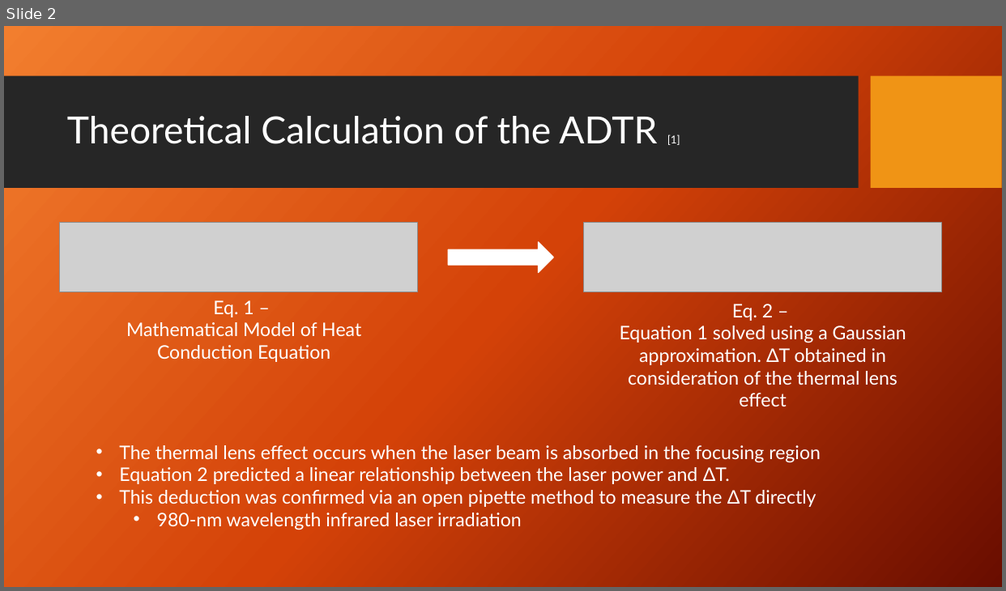
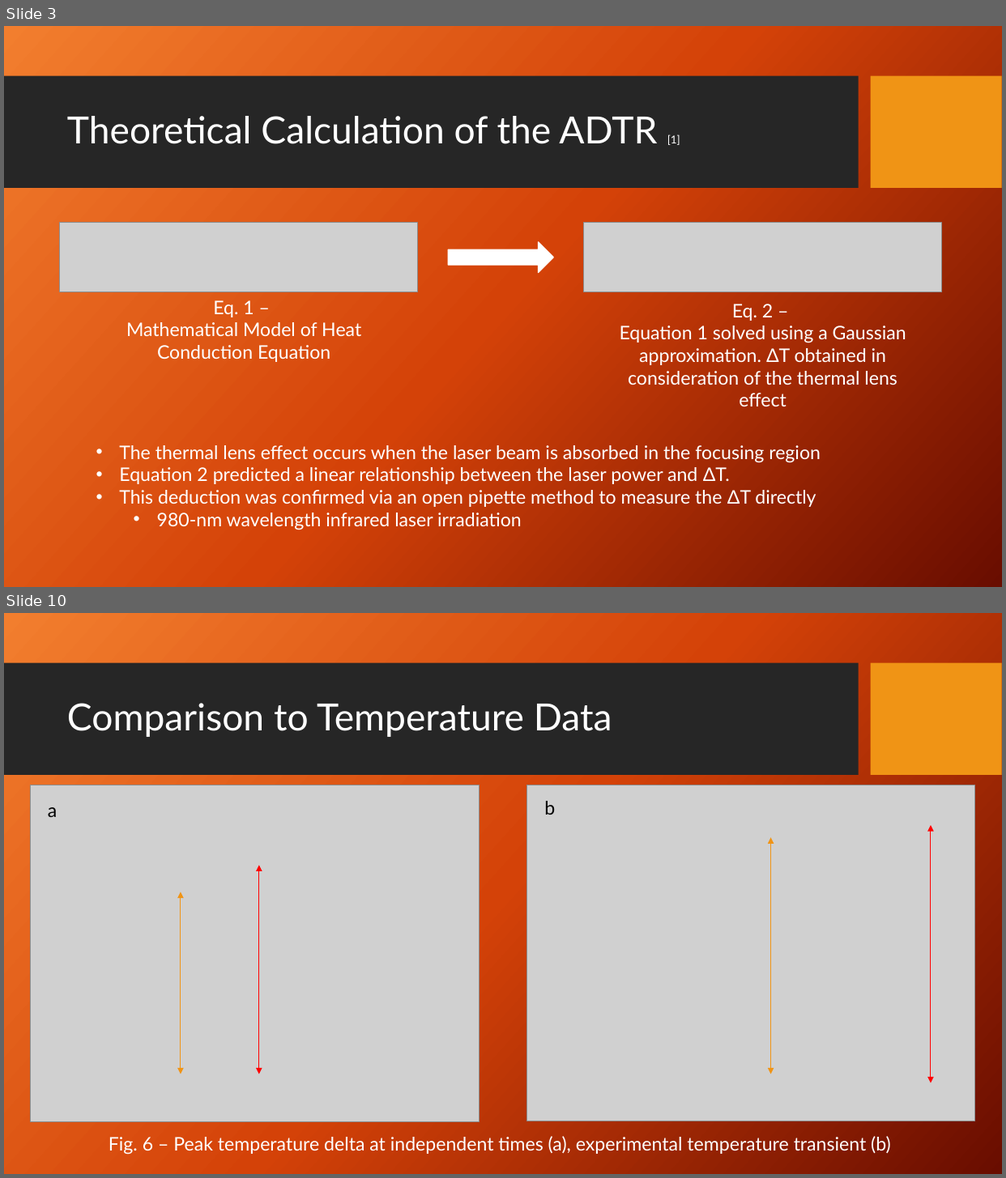
Before and after one commit to dbhatia00/NeuronSimulation, a slide deck: Presentations/Fall Updates/FallUpdate3.pptx. Shown one above the other, each under a label of ours: slide 2 before the commit, slides 3 and 10 after it; the slides between them are not shown. The pictures are 1006x591 and 1006x1178 pixels, drawn with LibreOffice and Linux fonts; fonts in the diff are those of the drawing; grey boxes stand for pictures; background and template pictures are left out. Boxes give left, top, right and bottom in pixels: in the first picture for what was removed or moved away, otherwise in the second. Text is boxed around its words. In the diff, an @@ line names an element or a change of style, - is before the commit and + after.

```diff
--- a/Presentations/Fall Updates/FallUpdate3.pptx
+++ b/Presentations/Fall Updates/FallUpdate3.pptx
@@ slide 10 added at box(4, 613, 1002, 1174), background picture (left out); not listed: 2 template elements that a slide beside it also shows @@
@@ title added at box(67, 703, 612, 737), 36 pt, text #FFFFFF @@
+Comparison to Temperature Data
@@ picture added at box(30, 786, 479, 1122) @@
@@ picture added at box(527, 786, 975, 1122) @@
@@ text added at box(544, 801, 555, 815), 18 pt, text #000000 @@
+b
@@ text added at box(48, 807, 57, 817), 18 pt, text #000000 @@
+a
@@ double arrow added from (931, 1083) to (931, 825), #FF0000 0.75 pt @@
@@ double arrow added from (770, 1074) to (770, 837), #F09415 0.75 pt @@
@@ double arrow added from (259, 1074) to (259, 865), #FF0000 0.75 pt @@
@@ double arrow added from (181, 892) to (181, 1074), #F09415 0.75 pt @@
@@ text added at box(108, 1136, 891, 1155), 18 pt, text #FFFFFF @@
+Fig. 6 – Peak temperature delta at independent times (a), experimental temperature transient (b)
@@ what was slide 2 is now slide 3 @@
```
Also in this commit, not shown: 2 slides changed, 7 other slides added, 5 other files.
